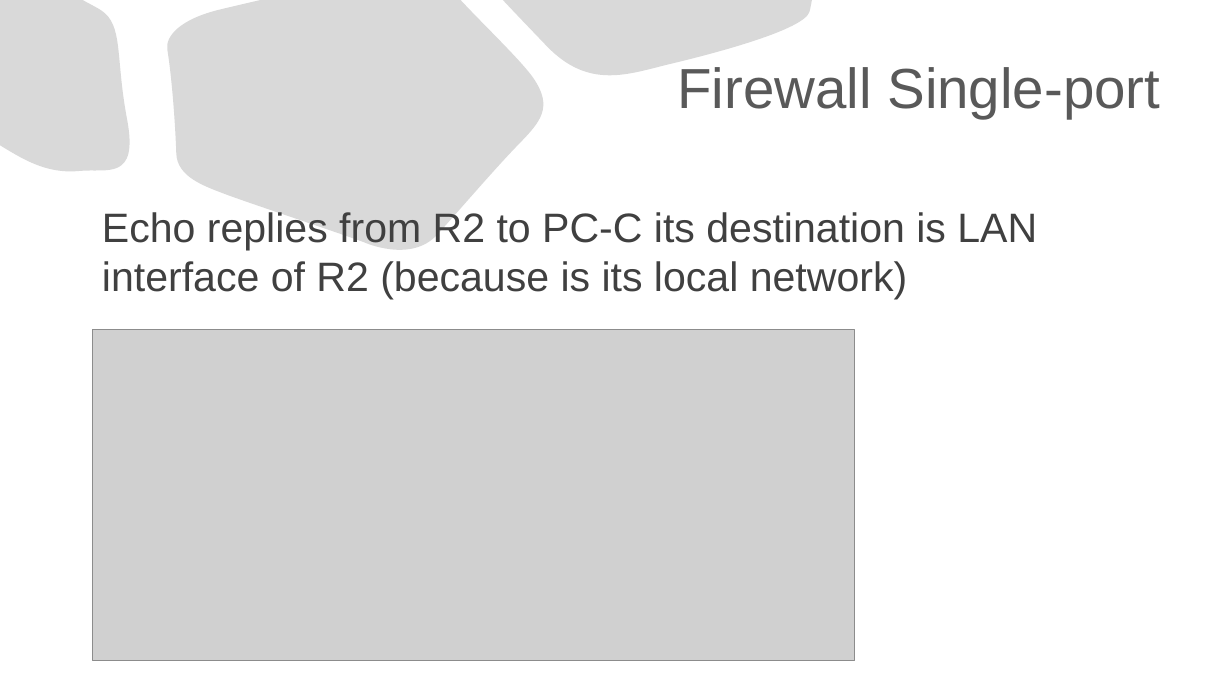
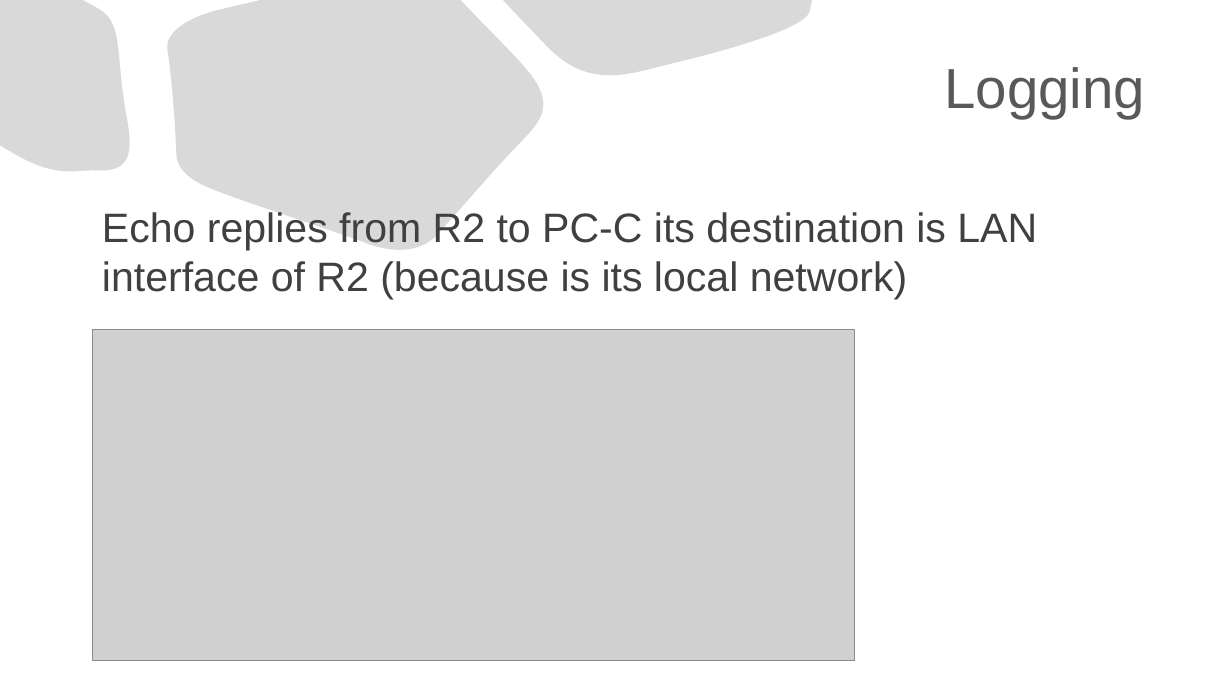
Before and after one commit to Advanced-Diploma-of-IT-Tel-Network-Eng/Assessments, a slide deck: slide 66 of TERM1-BLOCK1/2-ICTNWK541-Configure_Verify_Troubleshoot_WAN_links-IP_services/Assessmet_Task2/Task2/ICTNWK541 Assessment task.pptx (slide 62 before the commit). Drawn at 1232x693 pixels with LibreOffice and Linux fonts; fonts in the diff are those of the drawing; grey boxes stand for pictures. Boxes give left, top, right and bottom in pixels: in the first picture for what was removed or moved away, otherwise in the second. Text is boxed around its words. In the diff, an @@ line names an element or a change of style, - is before the commit and + after.

```diff
--- a/TERM1-BLOCK1/2-ICTNWK541-Configure_Verify_Troubleshoot_WAN_links-IP_services/Assessmet_Task2/Task2/ICTNWK541 Assessment task.pptx
+++ b/TERM1-BLOCK1/2-ICTNWK541-Configure_Verify_Troubleshoot_WAN_links-IP_services/Assessmet_Task2/Task2/ICTNWK541 Assessment task.pptx
@@ title at (944, 67, 1145, 118): text changed @@
-Firewall Single-port
+Logging
```
Also in this commit, not shown: 7 other slides changed, 5 slides added, 6 other files.
